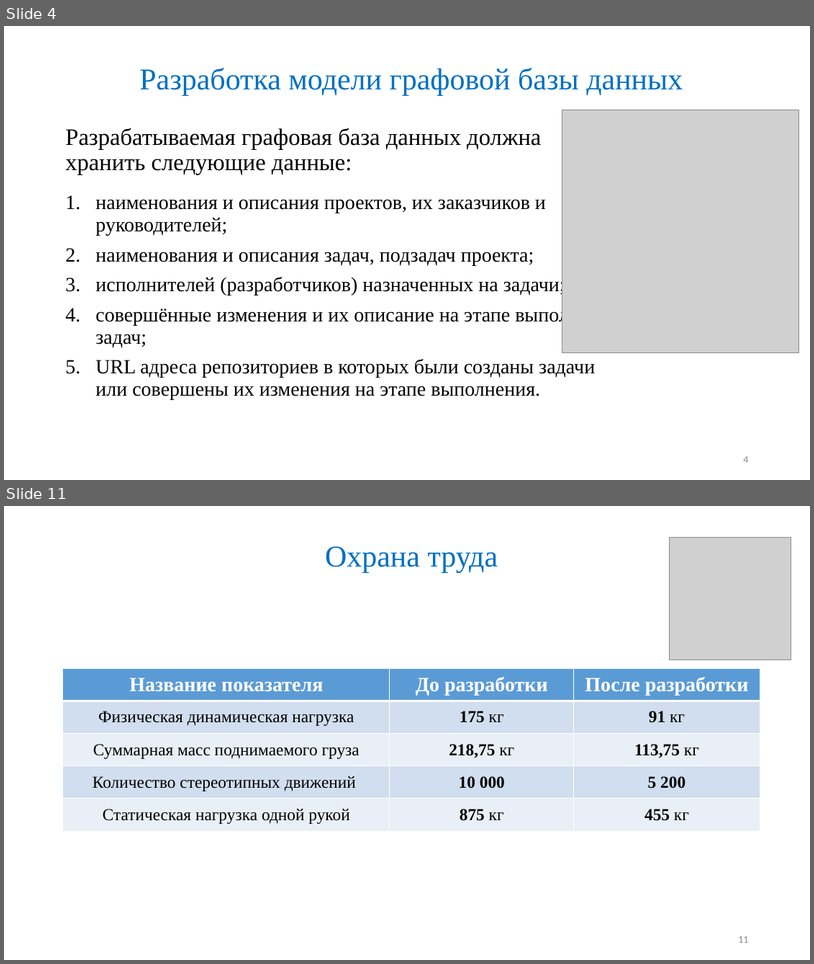
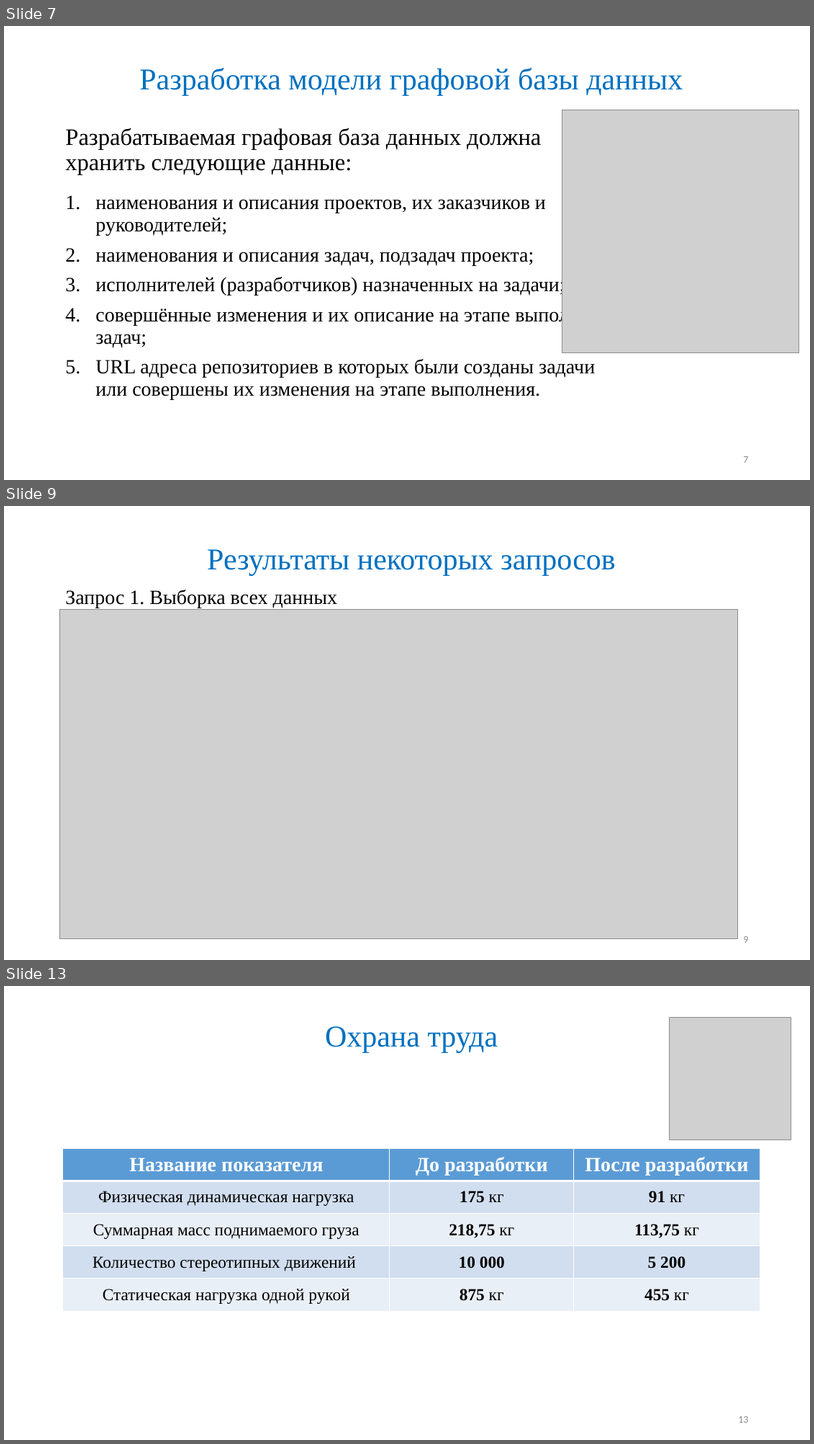
Before and after one commit to Maglus/-2017, a slide deck: Презентация ВКР2017.pptx. Shown one above the other, each under a label of ours: slides 4 and 11 before the commit, slides 7, 9 and 13 after it; the slides between them are not shown. The pictures are 814x964 and 814x1444 pixels, drawn with LibreOffice and Linux fonts; fonts in the diff are those of the drawing; grey boxes stand for pictures. Boxes give left, top, right and bottom in pixels: in the first picture for what was removed or moved away, otherwise in the second. Text is boxed around its words. In the diff, an @@ line names an element or a change of style, - is before the commit and + after.

```diff
--- a/Презентация ВКР2017.pptx
+++ b/Презентация ВКР2017.pptx
@@ slide 9 added at (4,506,810,960), background #FFFFFF @@
@@ title added at (207,549,616,575), 36 pt, text #0070C0 @@
+Результаты некоторых запросов
@@ text added at (65,590,337,608), 24 pt, text #000000 @@
+Запрос 1. Выборка всех данных
@@ picture added at (59,610,738,939) @@
@@ page number added at (743,936,748,942), 12 pt, text #8C8C8C @@
+9
@@ what was slide 4 is now slide 7 @@
@@ page number at (743,456,748,462): text changed @@
-4
+7
@@ what was slide 11 is now slide 13 @@
@@ page number at (738,1416,748,1422): text changed @@
-11
+13
```
Also in this commit, not shown: 3 slides changed, 1 other slide added.
